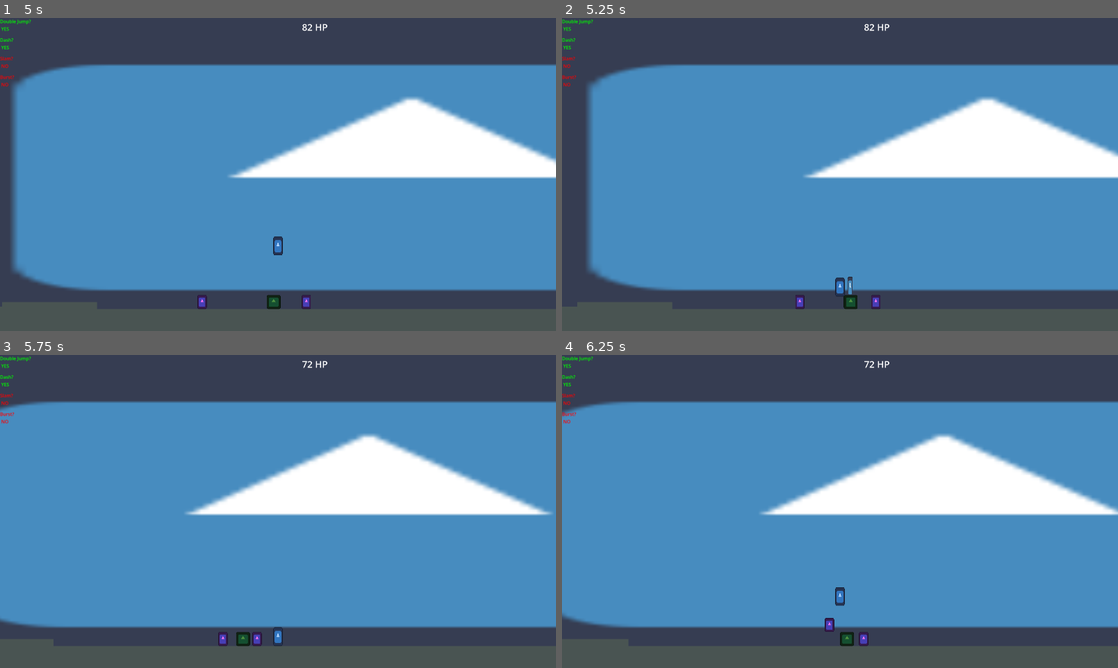
Above: before the commit, frames 1-4 (two rows, left to right).
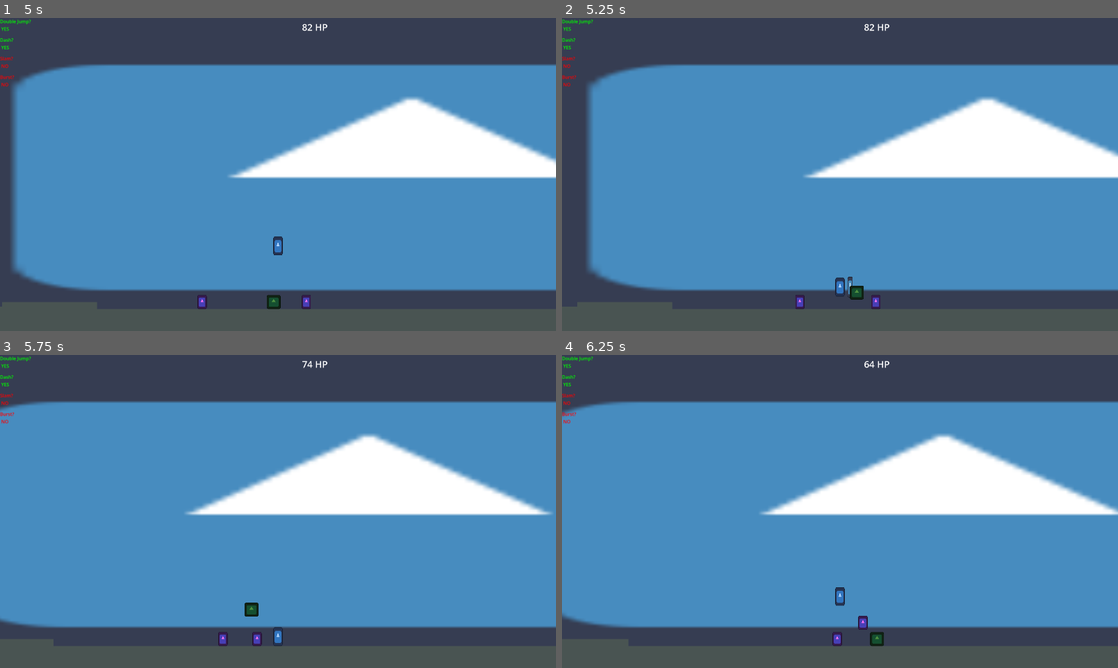
Above: after the commit, the same moments.

Repository: HeroHunterIguess/untitled-wip-game
Game: Godot game, scene res://scenes/worlds/main_world.tscn
The game is run twice, just before and just after one commit, with the same random seed, the same clock (stepped at 60 frames per second) and the same inputs. The engine's default icon, where the game draws it, is replaced by a stand-in: a white triangle on a blue panel in a dark square.
Inputs (mouse positions are in pixels of both pictures, inside the frame that each line leads up to):
- Up to frame 1 (5 s): move the mouse to (400, 158) at 0.52 s; hold D (right) 0.53-2.03 s; tap Q (burst) at 0.6, 1.55, 2.1, 3.05, 3.8, 4.55 s; tap Space (double jump) at 0.77, 1.52, 3.02, 3.77, 4.52 s; move the mouse to (166, 190) at 1.27 s; tap E (air_freeze) at 1.35 s; move the mouse to (333, 105) at 2.02 s; hold A (left) 2.03-2.78 s; move the mouse to (250, 237) at 2.77 s; hold D (right) 2.78-4.28 s; tap Shift (dash) at 2.85 s; move the mouse to (444, 221) at 3.52 s; right-click (444, 221) at 3.6 s; move the mouse to (111, 127) at 4.27 s; hold A (left) from 4.28 s (still down); tap F (ground_slam) at 4.35 s
- Up to frame 2 (5.25 s): move the mouse to (867, 174) at 5.02 s; release A (left) at 5.03 s; hold D (right) from 5.03 s (still down); click (867, 174) at 5.1 s
- Up to frame 3 (5.75 s): keep holding D (right); tap Q (burst) at 5.3 s
- Up to frame 4 (6.25 s): move the mouse to (756, 433) at 5.77 s; release D (right) at 5.78 s; hold A (left) from 5.78 s (still down); tap Q (burst) at 5.85 s; tap Space (double jump) at 6.02 s

Frame 1 is identical in both runs. In frame 2, 0.2% of the frame differs, in the area x 50-55%, y 85-94%; in frame 3, 0.2%; in frame 4, 0.5%, in the area x 47-58%, y 1-94%.

Commit message:
create enemy burst attack

Diff:
--- /dev/null
+++ b/scenes/attacks/enemy_burst_attack.tscn
@@ -0,0 +1,38 @@
+[gd_scene format=3 uid="uid://cyeqxocil6nuy"]
+
+[ext_resource type="Texture2D" uid="uid://bvhe2m66j7025" path="res://icon.svg" id="2_2ecll"]
+
+[sub_resource type="CircleShape2D" id="CircleShape2D_qt26n"]
+radius = 64.0
+
+[node name="enemy_burst_attack" type="Area2D" unique_id=78801715]
+
+[node name="CollisionShape2D" type="CollisionShape2D" parent="." unique_id=1568914869]
+shape = SubResource("CircleShape2D_qt26n")
+
+[node name="Icon" type="Sprite2D" parent="." unique_id=624319707]
+position = Vector2(-2.2737368e-13, -2.2737368e-13)
+scale = Vector2(0.74999994, 0.74999994)
+texture = ExtResource("2_2ecll")
+
+[node name="Icon2" type="Sprite2D" parent="." unique_id=75355069]
+position = Vector2(-3.33786e-06, -56.000004)
+scale = Vector2(0.49999997, 0.124999985)
+texture = ExtResource("2_2ecll")
+
+[node name="Icon5" type="Sprite2D" parent="." unique_id=1953907637]
+position = Vector2(1.430511e-06, 55.999996)
+scale = Vector2(0.49999997, 0.124999985)
+texture = ExtResource("2_2ecll")
+
+[node name="Icon4" type="Sprite2D" parent="." unique_id=1146110552]
+position = Vector2(56, -3.9999974)
+scale = Vector2(0.12499997, 0.4375)
+texture = ExtResource("2_2ecll")
+
+[node name="Icon3" type="Sprite2D" parent="." unique_id=831506363]
+position = Vector2(-56, -4.000002)
+scale = Vector2(0.12500004, 0.4375)
+texture = ExtResource("2_2ecll")
+
+[connection signal="area_entered" from="." to="." method="_on_area_entered"]
--- a/scenes/attacks/burst_attack.tscn
+++ b/scenes/attacks/player_burst_attack.tscn
@@ -1,13 +1,13 @@
 [gd_scene format=3 uid="uid://27g8b8uxmqqh"]
 
-[ext_resource type="Script" uid="uid://b2r54vmy1n1xi" path="res://scripts/game/attacks/player_burst_attack.gd" id="1_oj1lc"]
-[ext_resource type="Texture2D" uid="uid://bvhe2m66j7025" path="res://icon.svg" id="1_qpch6"]
+[ext_resource type="Script" uid="uid://b2r54vmy1n1xi" path="res://scripts/game/attacks/player_burst_attack.gd" id="1_e1ho6"]
+[ext_resource type="Texture2D" uid="uid://bvhe2m66j7025" path="res://icon.svg" id="2_6c0kd"]
 
 [sub_resource type="CircleShape2D" id="CircleShape2D_qt26n"]
 radius = 64.0
 
-[node name="burst_attack" type="Area2D" unique_id=78801715]
-script = ExtResource("1_oj1lc")
+[node name="player_burst_attack" type="Area2D" unique_id=78801715]
+script = ExtResource("1_e1ho6")
 
 [node name="CollisionShape2D" type="CollisionShape2D" parent="." unique_id=1568914869]
 shape = SubResource("CircleShape2D_qt26n")
--- a/scenes/enemy types/burst_enemy.tscn
+++ b/scenes/enemy_types/burst_enemy.tscn
@@ -9,8 +9,11 @@
 [sub_resource type="RectangleShape2D" id="RectangleShape2D_ksxrg"]
 size = Vector2(50, 50)
 
+[sub_resource type="CircleShape2D" id="CircleShape2D_d0to3"]
+radius = 72.0
+
 [node name="burst_enemy" type="CharacterBody2D" unique_id=2141503813]
-script = ExtResource("1_d0to3")
+script = ExtResource("1_fkmm3")
 
 [node name="CollisionShape2D" type="CollisionShape2D" parent="." unique_id=2122937597]
 shape = SubResource("RectangleShape2D_d0to3")
@@ -28,4 +31,9 @@
 shape = SubResource("RectangleShape2D_ksxrg")
 debug_color = Color(0.90839064, 0.00012090445, 0.73861134, 0.41960785)
 
+[node name="burst_range" type="Area2D" parent="." unique_id=1036327533]
+
+[node name="CollisionShape2D" type="CollisionShape2D" parent="burst_range" unique_id=1855640449]
+shape = SubResource("CircleShape2D_d0to3")
+
 [connection signal="area_entered" from="hitbox" to="." method="_on_hitbox_area_entered"]
--- a/scenes/worlds/main_world.tscn
+++ b/scenes/worlds/main_world.tscn
@@ -2,7 +2,7 @@
 
 [ext_resource type="Script" uid="uid://d1e4xfgpjp5wh" path="res://scripts/game/game_control.gd" id="1_w87fn"]
 [ext_resource type="PackedScene" uid="uid://c1ndh4e5hiqgc" path="res://scenes/ui.tscn" id="2_y1qdg"]
-[ext_resource type="Texture2D" uid="uid://dwk04sooe337l" path="res://art/temporary art/plain color.png" id="3_aqpkv"]
+[ext_resource type="Texture2D" uid="uid://dwk04sooe337l" path="res://art/temporary_art/plain color.png" id="3_aqpkv"]
 [ext_resource type="PackedScene" uid="uid://cg767ovvy5ane" path="res://scenes/player.tscn" id="4_hvjhl"]
 [ext_resource type="Texture2D" uid="uid://bvhe2m66j7025" path="res://icon.svg" id="5_y1qdg"]
 
--- a/scenes/worlds/test_scene.tscn
+++ b/scenes/worlds/test_scene.tscn
@@ -3,7 +3,7 @@
 [ext_resource type="PackedScene" uid="uid://di4aevmrg7s13" path="res://scenes/objects/test_square.tscn" id="1_bl568"]
 [ext_resource type="Script" uid="uid://d1e4xfgpjp5wh" path="res://scripts/game/game_control.gd" id="1_p40ws"]
 [ext_resource type="PackedScene" uid="uid://cg767ovvy5ane" path="res://scenes/player.tscn" id="2_jdhkw"]
-[ext_resource type="PackedScene" uid="uid://cpbk2q31xyybd" path="res://scenes/enemy types/basic_enemy.tscn" id="3_rn7du"]
+[ext_resource type="PackedScene" uid="uid://cpbk2q31xyybd" path="res://scenes/enemy_types/basic_enemy.tscn" id="3_rn7du"]
 [ext_resource type="PackedScene" uid="uid://c1ndh4e5hiqgc" path="res://scenes/ui.tscn" id="3_x4up3"]
 
 [node name="test_scene" type="Node2D" unique_id=197768198]
--- a/scripts/game/game_control.gd
+++ b/scripts/game/game_control.gd
@@ -6,8 +6,8 @@
 
 var rng = RandomNumberGenerator.new()
 
-const enemy_preload = preload("res://scenes/enemy types/basic_enemy.tscn")
-const burst_enemy_preload = preload("res://scenes/enemy types/burst_enemy.tscn")
+const enemy_preload = preload("res://scenes/enemy_types/basic_enemy.tscn")
+const burst_enemy_preload = preload("res://scenes/enemy_types/burst_enemy.tscn")
 
 func set_location(object):
 	var screen_width = get_viewport().size.x
--- a/scripts/game/player.gd
+++ b/scripts/game/player.gd
@@ -150,7 +150,7 @@
 const melee_preload = preload("res://scenes/attacks/basic_melee.tscn")
 const ground_slam_preload = preload("res://scenes/attacks/ground_slam.tscn")
 const grenade_preload = preload("res://scenes/attacks/grenade.tscn")
-const burst_preload = preload("res://scenes/attacks/burst_attack.tscn")
+const burst_preload = preload("res://scenes/attacks/player_burst_attack.tscn")
 
 # main inputs and attacks
 func _process(_delta):
Renamed: art/temporary art/plain color.png -> art/temporary_art/plain color.png
Not shown, changed: art/temporary_art/plain color.png.import
Not shown: 1 places in scenes/attacks/player_burst_attack.tscn that only renumber resources
Renamed: scenes/enemy types/basic_enemy.tscn -> scenes/enemy_types/basic_enemy.tscn
Not shown: 2 places in scenes/enemy_types/burst_enemy.tscn that only renumber resources
